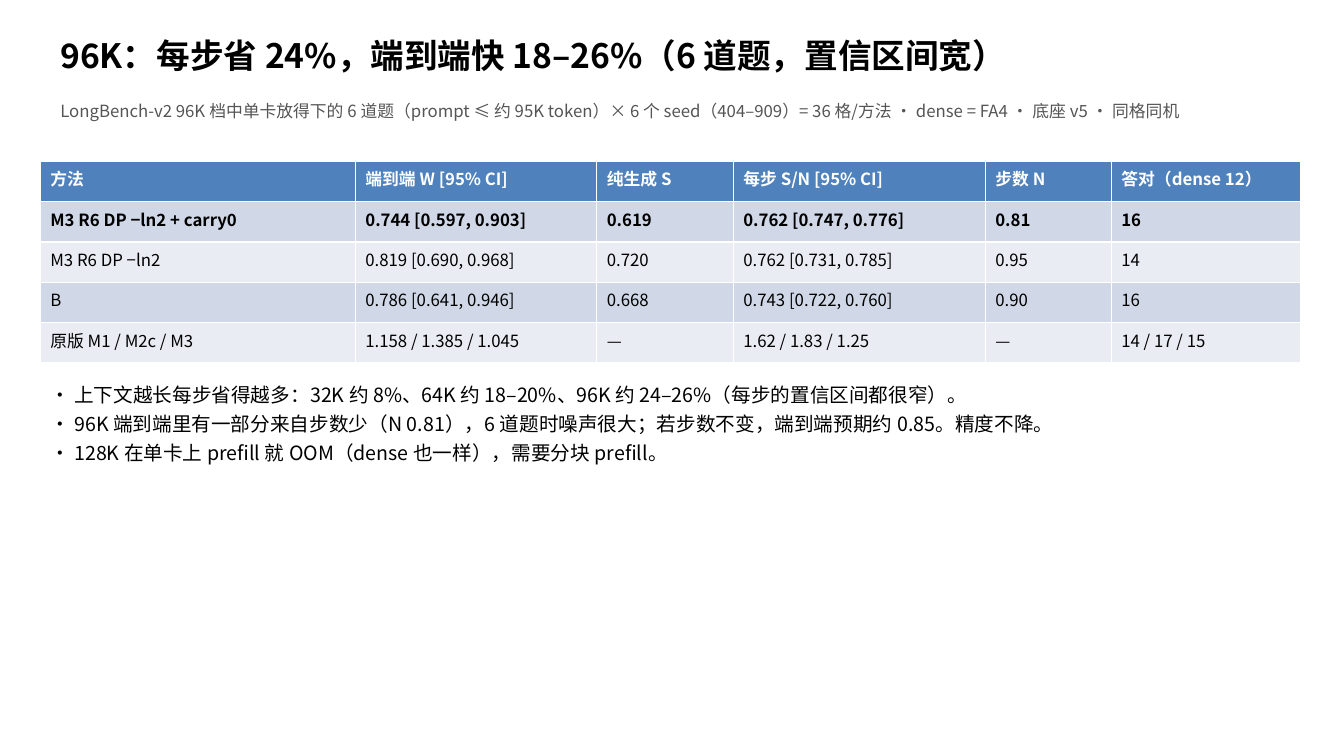
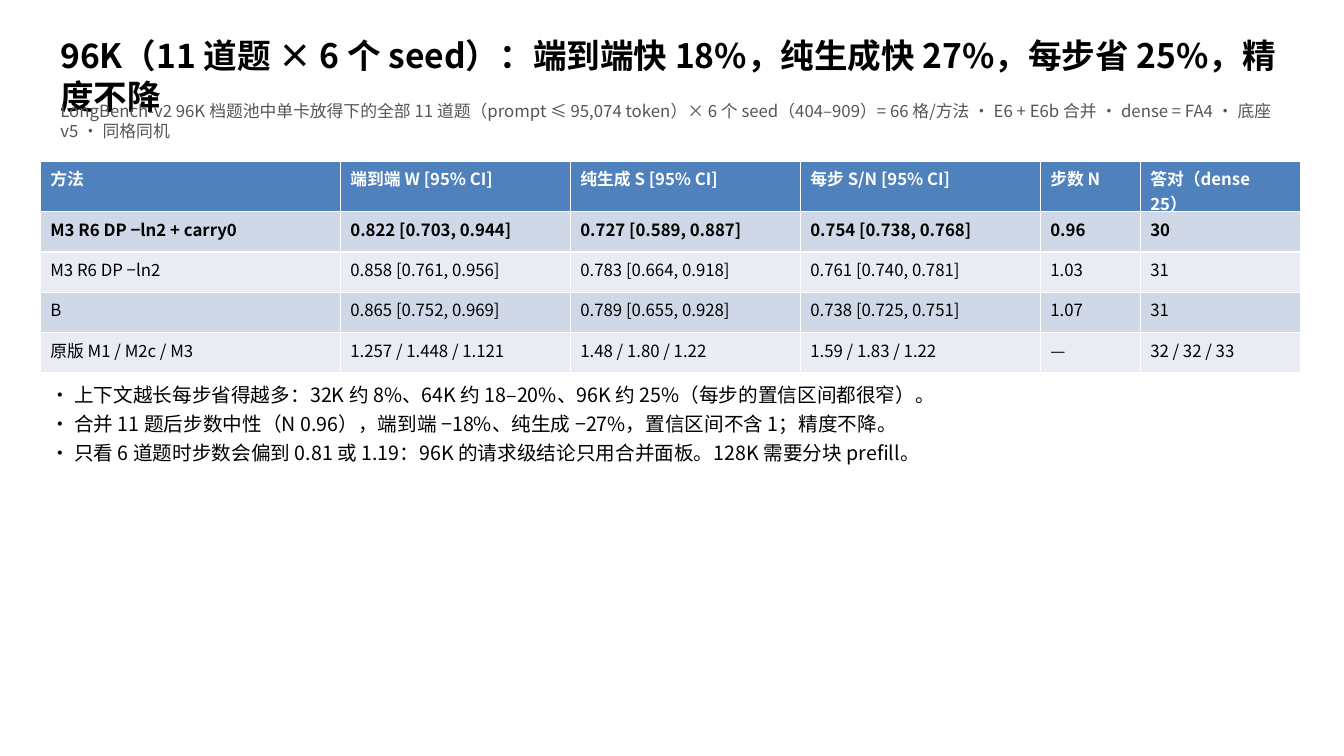
Before and after one commit to JunyuLiao/dlm, a slide deck: slide 4 of results/m1_m2_m3_frontier_v27_20260929/ppt_sample/dlm_sparse_attention_20261001.pptx. Drawn at 1344x756 pixels with LibreOffice and Linux fonts; fonts in the diff are those of the drawing. Boxes give left, top, right and bottom in pixels: in the first picture for what was removed or moved away, otherwise in the second. Text is boxed around its words. In the diff, an @@ line names an element or a change of style, - is before the commit and + after.

```diff
--- a/results/m1_m2_m3_frontier_v27_20260929/ppt_sample/dlm_sparse_attention_20261001.pptx
+++ b/results/m1_m2_m3_frontier_v27_20260929/ppt_sample/dlm_sparse_attention_20261001.pptx
@@ text at bbox=[60, 39, 1276, 118]: text changed @@
-96K：每步省 24%，端到端快 18–26%（6 道题，置信区间宽）
+96K（11 道题 × 6 个 seed）：端到端快 18%，纯生成快 27%，每步省 25%，精度不降
@@ text at bbox=[60, 100, 1272, 139]: text changed @@
-LongBench-v2 96K 档中单卡放得下的 6 道题（prompt ≤ 约 95K token）× 6 个 seed（404–909）= 36 格/方法 · dense = FA4 · 底座 v5 · 同格同机
+LongBench-v2 96K 档题池中单卡放得下的全部 11 道题（prompt ≤ 95,074 token）× 6 个 seed（404–909）= 66 格/方法 · E6 + E6b 合并 · dense = FA4 · 底座 v5 · 同格同机
@@ table at bbox=[40, 161, 1301, 363] @@
-row 1, column 3: 纯生成 S
+row 1, column 3: 纯生成 S [95% CI]
-row 1, column 6: 答对（dense 12）
+row 1, column 6: 答对（dense 25）
-row 2: M3 R6 DP −ln2 + carry0 | 0.744 [0.597, 0.903] | 0.619 | 0.762 [0.747, 0.776] | 0.81 | 16
+row 2: M3 R6 DP −ln2 + carry0 | 0.822 [0.703, 0.944] | 0.727 [0.589, 0.887] | 0.754 [0.738, 0.768] | 0.96 | 30
-row 3: M3 R6 DP −ln2 | 0.819 [0.690, 0.968] | 0.720 | 0.762 [0.731, 0.785] | 0.95 | 14
+row 3: M3 R6 DP −ln2 | 0.858 [0.761, 0.956] | 0.783 [0.664, 0.918] | 0.761 [0.740, 0.781] | 1.03 | 31
-row 4: B | 0.786 [0.641, 0.946] | 0.668 | 0.743 [0.722, 0.760] | 0.90 | 16
+row 4: B | 0.865 [0.752, 0.969] | 0.789 [0.655, 0.928] | 0.738 [0.725, 0.751] | 1.07 | 31
-row 5: 原版 M1 / M2c / M3 | 1.158 / 1.385 / 1.045 | — | 1.62 / 1.83 / 1.25 | — | 14 / 17 / 15
+row 5: 原版 M1 / M2c / M3 | 1.257 / 1.448 / 1.121 | 1.48 / 1.80 / 1.22 | 1.59 / 1.83 / 1.22 | — | 32 / 32 / 33
@@ text at bbox=[74, 385, 935, 465]: text changed @@
-• 上下文越长每步省得越多：32K 约 8%、64K 约 18–20%、96K 约 24–26%（每步的置信区间都很窄）。
-• 96K 端到端里有一部分来自步数少（N 0.81），6 道题时噪声很大；若步数不变，端到端预期约 0.85。精度不降。
-• 128K 在单卡上 prefill 就 OOM（dense 也一样），需要分块 prefill。
+• 上下文越长每步省得越多：32K 约 8%、64K 约 18–20%、96K 约 25%（每步的置信区间都很窄）。
+• 合并 11 题后步数中性（N 0.96），端到端 −18%、纯生成 −27%，置信区间不含 1；精度不降。
+• 只看 6 道题时步数会偏到 0.81 或 1.19：96K 的请求级结论只用合并面板。128K 需要分块 prefill。
```
Also in this commit, not shown: 11 other files.
